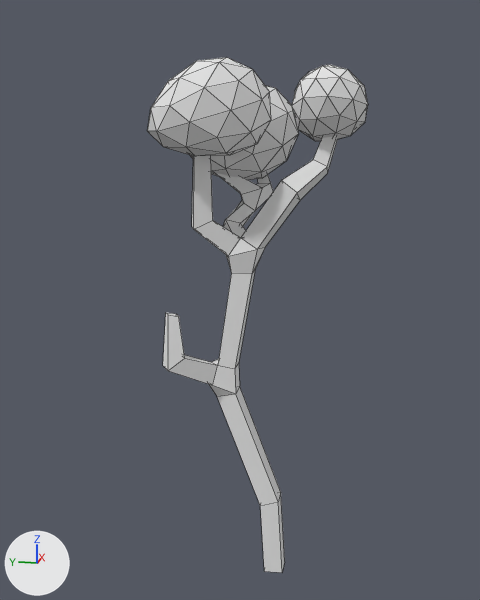
What one commit did to the FBX model Examen Game GMD4A/Assets/Art/Models/Environment/Prairie/PrairieTree(1).fbx.
Before and after are seen from a 50 mm camera at (-9.18, -1.28, 6.6) aimed at (0.21, 0.6, 4.25). The lights are fixed; the arrows at lower left show +X, +Y and +Z. Mesh edges are drawn as thin lines. Where no turn or scale is listed for an object, it has been applied to the vertices.

Objects in the first picture: 'PrairieTree(1)'.
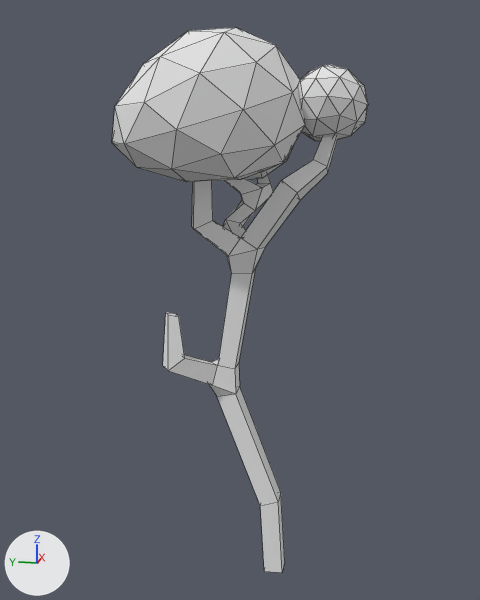
Changed parts and their boxes (x1, y1, x2, y2) in the pictures (480 x 600 px; the box of a moved part takes in the faces that stretch with it):
'PrairieTree(1)', reshaped (16% wider)
    before: (147, 57, 368, 573)
    after: (112, 27, 368, 573)
part 1 of me_cube_012, moved or reshaped
    before: (147, 57, 271, 156)
    after: (112, 27, 305, 182)

What changed in the scene script:
```text
Change me_cube_012:
    where me_cube_012.from_pydata(...)  # 214 vertices, 332 faces; spans x -1.13..1.86, y -1.14..1.68, z -0.03..7.6
    used by ob_prairietree_1; location = (0.0, 0.0, 0.0)
    me_cube_012 part 1: the loose piece of 42 vertices spanning x -1.13..0.38, y 0.08..1.68, z 6.35..7.6 is scaled about its middle by 1.56, then moved by (0.02, 0.01, 0.03)
```
